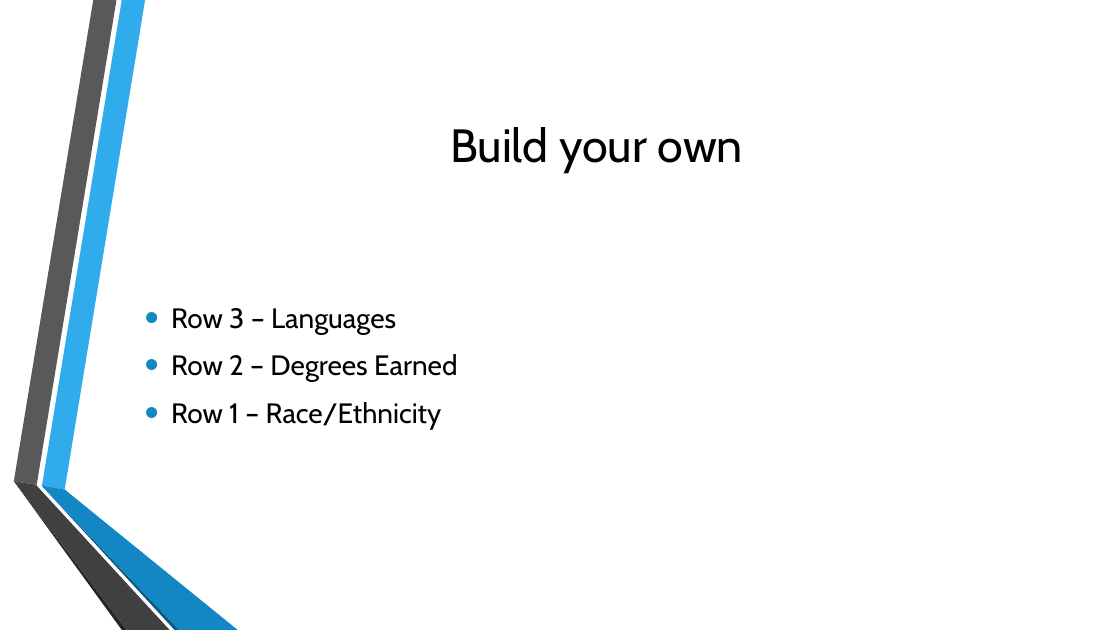
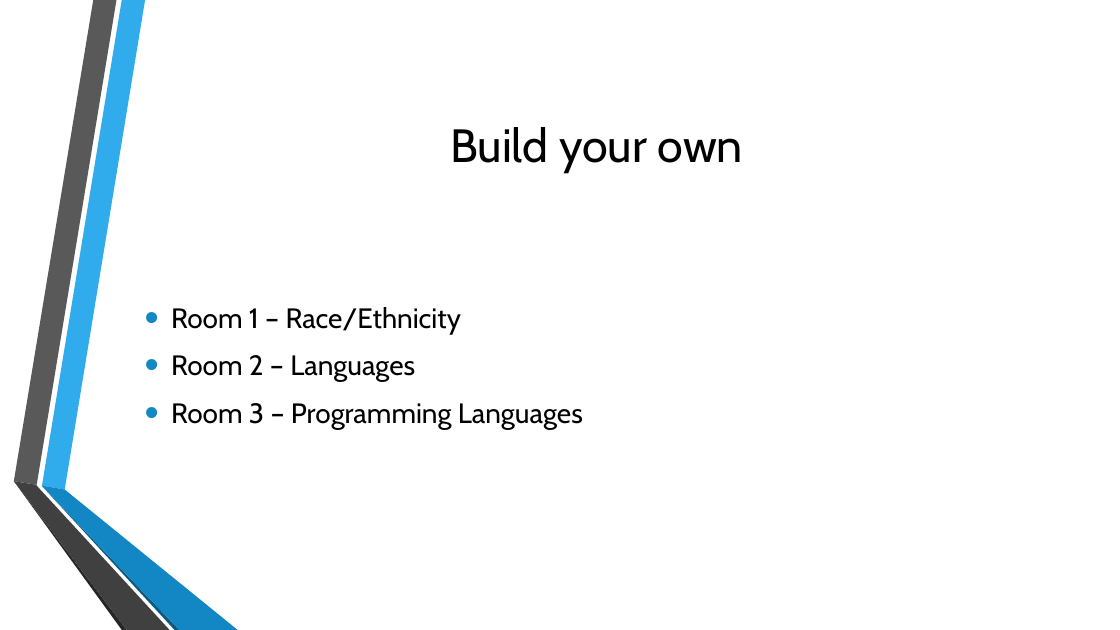
Before and after one commit to MGIS-UMN/GIS5577_week4, a slide deck: slide 9 of Advanced_DB_queries.odp (slide 6 before the commit). Drawn at 1120x630 pixels with LibreOffice and Linux fonts; fonts in the diff are those of the drawing; background and template pictures are left out. Boxes give left, top, right and bottom in pixels: in the first picture for what was removed or moved away, otherwise in the second. Text is boxed around its words. In the diff, an @@ line names an element or a change of style, - is before the commit and + after.

Commit message:
updated for 2024

```diff
--- a/Advanced_DB_queries.odp
+++ b/Advanced_DB_queries.odp
@@ text at box(171, 307, 583, 429): text changed @@
-• Row 3 – Languages
-• Row 2 – Degrees Earned
-• Row 1 – Race/Ethnicity
+• Room 1 – Race/Ethnicity
+• Room 2 – Languages
+• Room 3 – Programming Languages
```
Also in this commit, not shown: 6 other slides changed, 3 slides added.
